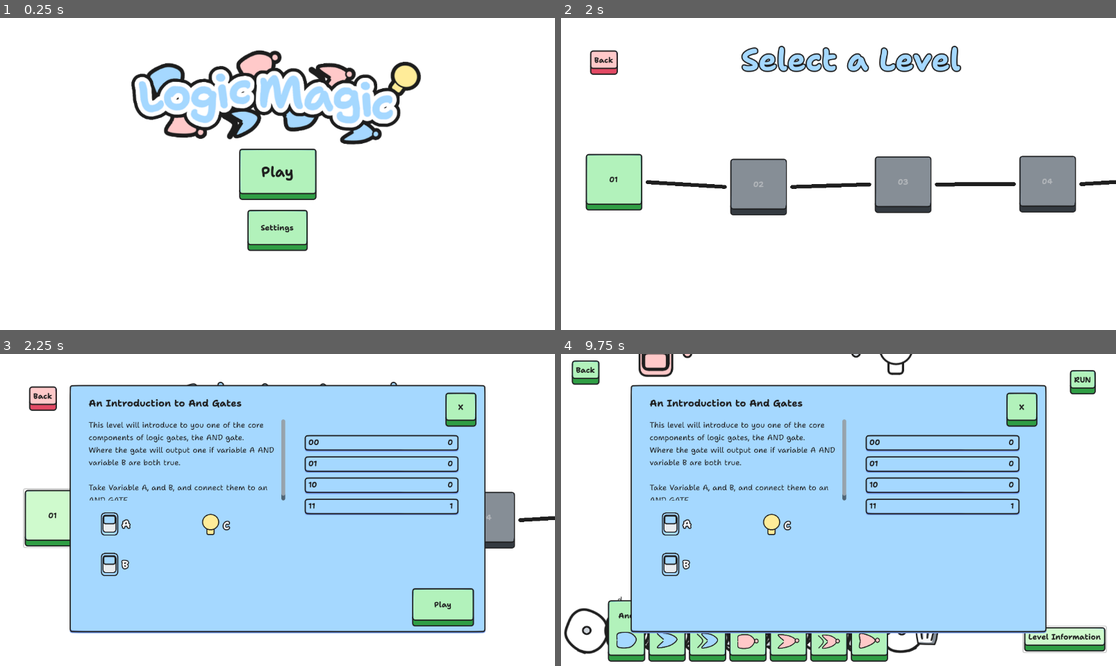
Above: before the commit, frames 1-4 (two rows, left to right).
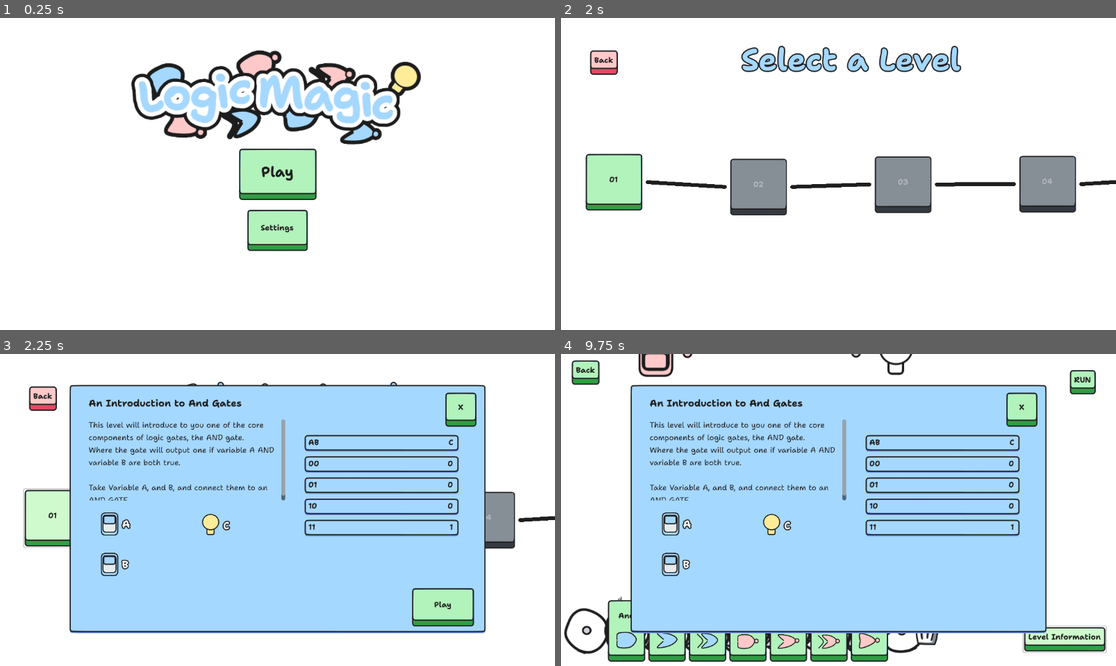
Above: after the commit, the same moments.

Repository: sininen-blue/logic-gate-tesseract
Game: Godot game, scene res://ui/title_page.tscn
Two runs of this game, one before a commit and one after it. Both use one fixed random seed, a clock stepped at 60 frames per second and the inputs below.
Inputs:
- Up to frame 1 (0.25 s): no input
- Up to frame 2 (2 s): click "Play" at 0.5 s; click "Play" at 1.25 s
- Up to frame 3 (2.25 s): click "01" at 2 s
- Up to frame 4 (9.75 s): click "Play" at 2.75 s; click "And" at 3.5 s; click "Or" at 4.25 s; click "Xor" at 5 s; click "Nand" at 5.75 s; click "Nor" at 6.5 s; click "Xnor" at 7.25 s; click "Not" at 8 s; click "RUN" at 8.75 s; click "Level Information" at 9.5 s

Frames 1-2 are identical in both runs. In frame 3, 0.6% of the frame differs, in the area x 54-83%, y 27-59%; in frame 4, 0.6%.
Error in both runs: Cannot call method 'get_files' on a null value. (res://ui/stage_select/stage_select.gd:31)

Commit message:
table info now has headings

Diff:
--- a/ui/level_select/level_info.gd
+++ b/ui/level_select/level_info.gd
@@ -38,9 +38,22 @@
 	var output_count : int = int(level_data["end_count"])
 	var input_count : int = len(level_data["truth_table"][0]) - output_count
 
+	# remove current data
 	var truth_table_rows: Array[Node] = truth_table.get_children()
 	for row in truth_table_rows:
 		truth_table.remove_child(row)
+
+	# set headings
+	var truth_table_heading: Panel = table_row.instantiate()
+	var heading_count: int = 0
+	for input in input_count:
+		truth_table_heading.variables += String.chr(65  + heading_count)
+		heading_count += 1
+	for output in output_count:
+		truth_table_heading.outputs += String.chr(65  + heading_count)
+		heading_count += 1
+	truth_table.add_child(truth_table_heading)
+
 	for row : String in level_data["truth_table"]:
 		var new_row: Panel = table_row.instantiate()
 		new_row.variables = row.left(input_count)
